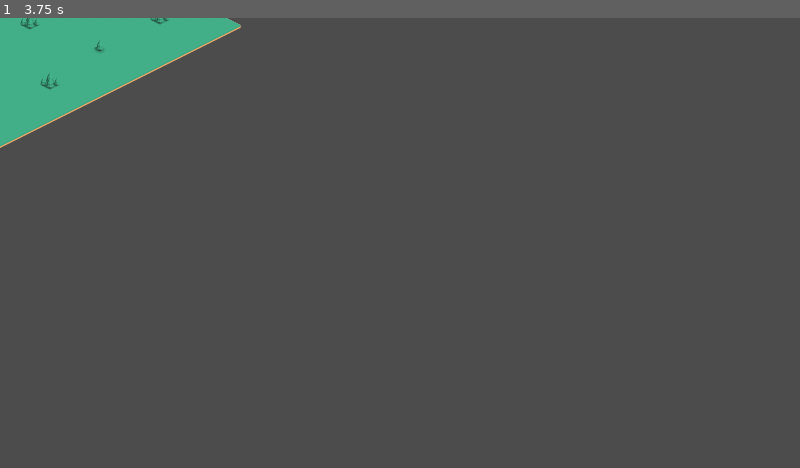
Above: before the commit, frame 1.
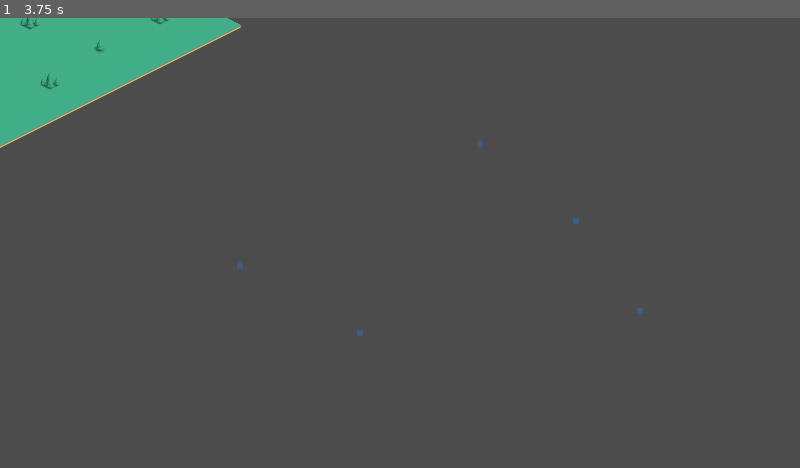
Above: after the commit, the same moment.

Repository: rayosdev/Doorigin
Game: Godot game, scene res://Main.tscn
The game is run twice, just before and just after one commit, with the same random seed, the same clock (stepped at 60 frames per second) and the same inputs.
Inputs (mouse positions are in pixels of both pictures, inside the frame that each line leads up to):
- Up to frame 1 (3.75 s): tap Enter at 0.5, 2, 3.5 s; move the mouse to (576, 220) at 0.52 s; hold D (move_right) 0.53-1.28 s; tap Space (place_tower) at 0.6, 1.25, 2.1, 2.75, 3.6 s; click (576, 220) at 0.67 s; move the mouse to (240, 265) at 1.27 s; hold S (move_down) 1.28-2.03 s; tap F (settle_base) at 1.35, 2.85 s; click (240, 265) at 1.42 s; move the mouse to (480, 144) at 2.02 s; hold D (move_right) 2.03-2.78 s; click (480, 144) at 2.17 s; move the mouse to (360, 333) at 2.77 s; hold W (move_up) 2.78-3.53 s; click (360, 333) at 2.92 s; move the mouse to (640, 310) at 3.52 s; hold A (move_left) from 3.53 s (still down); click (640, 310) at 3.67 s

The runs differ from the first frame. In frame 1, less than 0.1% of the frame differs, in the area x 29-81%, y 27-71%.

Commit message:
Spawn tårn fra towerspawner

Diff:
--- a/Main.tscn
+++ b/Main.tscn
@@ -1,7 +1,8 @@
-[gd_scene load_steps=3 format=2]
+[gd_scene load_steps=4 format=2]
 
 [ext_resource path="res://SnowTileset.tres" type="TileSet" id=1]
 [ext_resource path="res://GrassTileset.tres" type="TileSet" id=2]
+[ext_resource path="res://script/TowerSpawner.gd" type="Script" id=3]
 
 [node name="Main" type="Node2D"]
 
@@ -44,3 +45,6 @@
 centered_textures = true
 format = 1
 tile_data = PoolIntArray( -720903, 18, 0, -720902, 18, 0, -720901, 18, 0, -720900, 18, 0, -720899, 18, 0, -720898, 18,  …(7699 unchanged characters)…
+
+[node name="TowerSpawner" type="Node2D" parent="."]
+script = ExtResource( 3 )
--- /dev/null
+++ b/prefabs/Tower.tscn
@@ -0,0 +1,18 @@
+[gd_scene load_steps=4 format=2]
+
+[ext_resource path="res://script/Tower.gd" type="Script" id=1]
+[ext_resource path="res://assets/grid-based-sprites/Tower.png" type="Texture" id=2]
+
+[sub_resource type="SpriteFrames" id=1]
+animations = [ {
+"frames": [ ExtResource( 2 ) ],
+"loop": true,
+"name": "default",
+"speed": 5.0
+} ]
+
+[node name="Node2D" type="Node2D"]
+
+[node name="Tower" type="AnimatedSprite" parent="."]
+frames = SubResource( 1 )
+script = ExtResource( 1 )
--- /dev/null
+++ b/script/Tower.gd
@@ -0,0 +1,17 @@
+extends AnimatedSprite
+
+
+# Declare member variables here. Examples:
+# var a = 2
+# var b = "text"
+
+
+# Called when the node enters the scene tree for the first time.
+func _ready():
+	print("lol")
+	pass # Replace with function body.
+
+
+# Called every frame. 'delta' is the elapsed time since the previous frame.
+#func _process(delta):
+#	pass
--- /dev/null
+++ b/script/TowerSpawner.gd
@@ -0,0 +1,16 @@
+extends Node2D
+
+const Tower = preload("res://prefabs/Tower.tscn")
+
+var resources = 10
+
+
+func _ready():
+	pass
+
+func _input(event):
+	if event is InputEventMouseButton:
+		print(event)
+		var tower = Tower.instance()
+		tower.position = get_global_mouse_position()
+		get_parent().add_child(tower)
